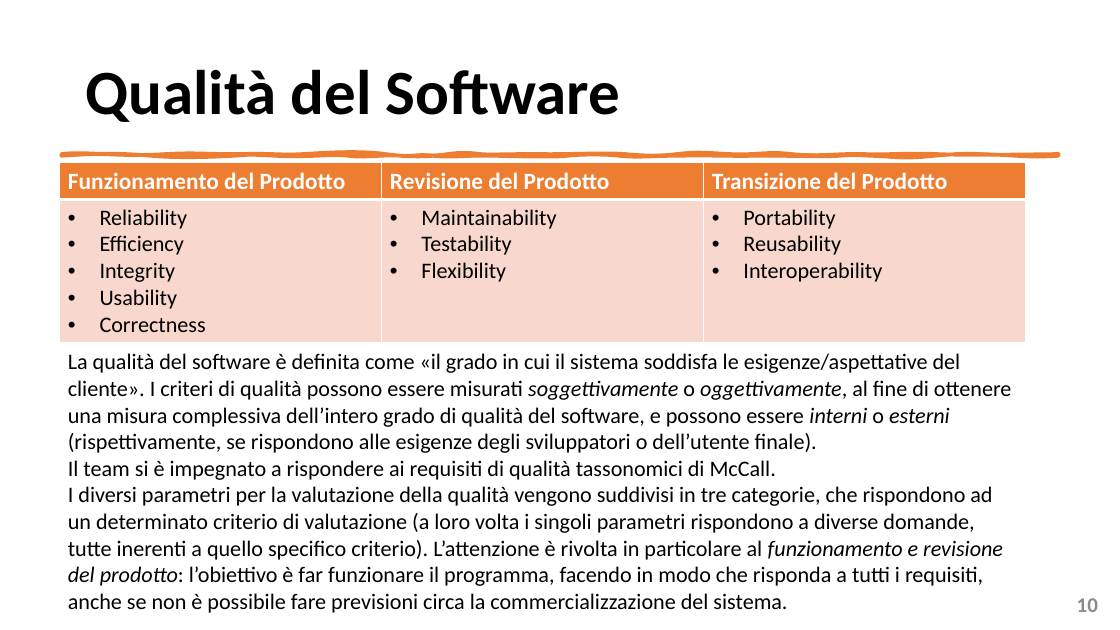
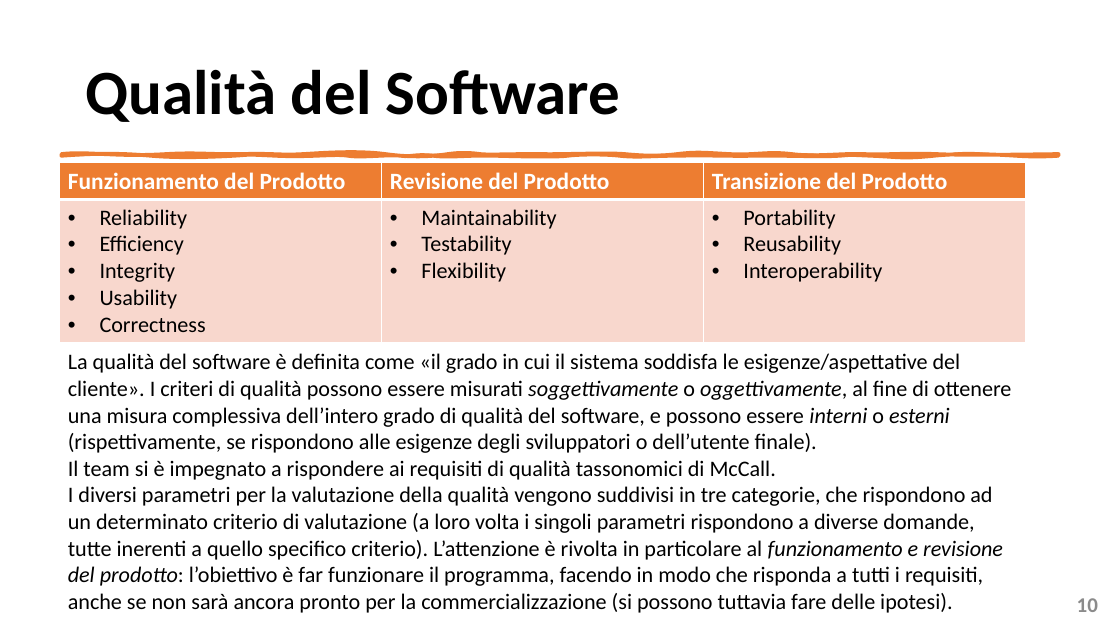
Before and after one commit to mangilimatteo/Progetto_Ingegneria_Software_Cattaneo_Mangili_Saini, a slide deck: slide 10 of Presentazione/Presentazione_Progetto.pptx. Drawn at 1120x630 pixels with LibreOffice and Linux fonts; fonts in the diff are those of the drawing. Boxes give left, top, right and bottom in pixels: in the first picture for what was removed or moved away, otherwise in the second. Text is boxed around its words. In the diff, an @@ line names an element or a change of style, - is before the commit and + after.

```diff
--- a/Presentazione/Presentazione_Progetto.pptx
+++ b/Presentazione/Presentazione_Progetto.pptx
@@ text at (68,486,1003,613): text changed @@
-I diversi parametri per la valutazione della qualità vengono suddivisi in tre categorie, che rispondono ad un determinato criterio di valutazione (a loro volta i singoli parametri rispondono a diverse domande, tutte inerenti a quello specifico criterio). L’attenzione è rivolta in particolare al funzionamento e revisione del prodotto: l’obiettivo è far funzionare il programma, facendo in modo che risponda a tutti i requisiti, anche se non è possibile fare previsioni circa la commercializzazione del sistema.
+I diversi parametri per la valutazione della qualità vengono suddivisi in tre categorie, che rispondono ad un determinato criterio di valutazione (a loro volta i singoli parametri rispondono a diverse domande, tutte inerenti a quello specifico criterio). L’attenzione è rivolta in particolare al funzionamento e revisione del prodotto: l’obiettivo è far funzionare il programma, facendo in modo che risponda a tutti i requisiti, anche se non sarà ancora pronto per la commercializzazione (si possono tuttavia fare delle ipotesi).
```
Also in this commit, not shown: 5 other slides changed.
